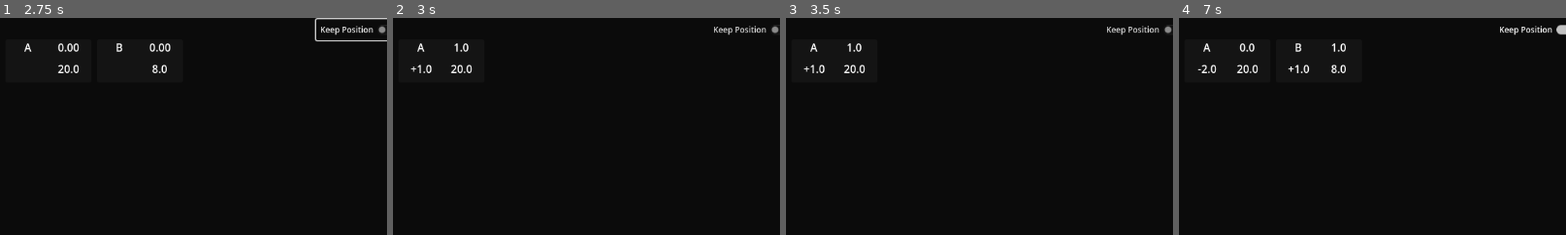
Above: before the commit, frames 1-4 (left to right).
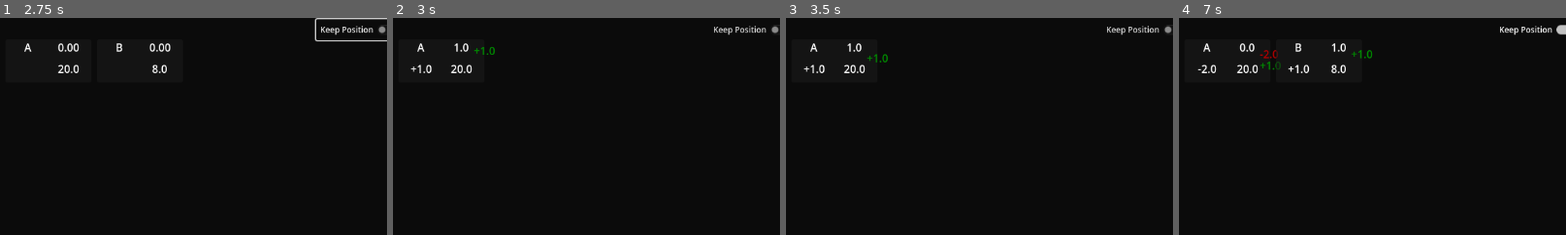
Above: after the commit, the same moments.

Repository: Carth501/The-Big-Grid
Game: Godot game, scene res://scenes/Game.tscn
Two runs of this game, one before a commit and one after it. Both use one fixed random seed, a clock stepped at 60 frames per second and the inputs below.
Inputs:
- Up to frame 1 (2.75 s): click "[center]A[/center]" at 0.5 s; click "[center]B[/center]" at 1.25 s; click "Keep Position" at 2 s
- Up to frame 2 (3 s): click "Increment A" at 2.75 s
- Up to frame 3 (3.5 s): no input
- Up to frame 4 (7 s): click "[center]A[/center]" at 3.5 s; click "[center]B[/center]" at 4.25 s; click "Keep Position" at 5 s; click "Increment A" at 5.75 s; click "Trade A for B" at 6.5 s
The pictures show only the part of the screen within x 0-50%, y 0-50%; the shares and areas given below are measured in that part.

Frame 1 is identical in both runs. In frame 2, less than 0.1% of the frame differs, in the area x 21-27%, y 13-17%; in frame 3, less than 0.1%; in frame 4, 0.3%, in the area x 20-50%, y 14-25%.

Commit message:
implement floating numbers representing deltas

Diff:
--- a/scenes/display/SupplyDisplay.tscn
+++ b/scenes/display/SupplyDisplay.tscn
@@ -1,8 +1,9 @@
-[gd_scene load_steps=2 format=3 uid="uid://did1s0tb5cpq1"]
+[gd_scene load_steps=3 format=3 uid="uid://did1s0tb5cpq1"]
 
 [ext_resource type="Script" path="res://scripts/display/SupplyDisplay.gd" id="1_4pac3"]
+[ext_resource type="Script" path="res://scripts/display/SupplyChangeFeedback.gd" id="2_1xhgp"]
 
-[node name="SupplyDisplay" type="Control" node_paths=PackedStringArray("name_label", "value_label", "max_label", "delta_label", "supply_button")]
+[node name="SupplyDisplay" type="Control" node_paths=PackedStringArray("name_label", "value_label", "max_label", "delta_label", "supply_button", "supply_change_feedback")]
 custom_minimum_size = Vector2(128, 64)
 layout_mode = 3
 anchors_preset = 0
@@ -12,6 +13,7 @@
 max_label = NodePath("Button/Max")
 delta_label = NodePath("Button/Delta")
 supply_button = NodePath("Button")
+supply_change_feedback = NodePath("Button/SupplyChangeFeedback")
 
 [node name="Button" type="Button" parent="."]
 layout_mode = 1
@@ -68,3 +70,10 @@
 mouse_filter = 2
 bbcode_enabled = true
 fit_content = true
+
+[node name="SupplyChangeFeedback" type="Control" parent="Button"]
+anchors_preset = 0
+offset_left = 112.0
+offset_right = 152.0
+offset_bottom = 40.0
+script = ExtResource("2_1xhgp")
--- /dev/null
+++ b/scenes/display/feedback/NegativeFeedback.tscn
@@ -0,0 +1,9 @@
+[gd_scene load_steps=2 format=3 uid="uid://c68ungy74uvmf"]
+
+[ext_resource type="Script" path="res://scripts/display/feedback/FeedbackFloater.gd" id="1_ewi2u"]
+
+[node name="Negative" type="Label"]
+offset_right = 40.0
+offset_bottom = 23.0
+theme_override_colors/font_color = Color(0.709804, 0, 0, 1)
+script = ExtResource("1_ewi2u")
--- /dev/null
+++ b/scenes/display/feedback/PositiveFeedback.tscn
@@ -0,0 +1,9 @@
+[gd_scene load_steps=2 format=3 uid="uid://dhdkwde8gcsmj"]
+
+[ext_resource type="Script" path="res://scripts/display/feedback/FeedbackFloater.gd" id="1_kbm20"]
+
+[node name="Positive" type="Label"]
+offset_right = 40.0
+offset_bottom = 23.0
+theme_override_colors/font_color = Color(0, 0.560784, 0, 1)
+script = ExtResource("1_kbm20")
--- /dev/null
+++ b/scripts/display/SupplyChangeFeedback.gd
@@ -0,0 +1,18 @@
+class_name Supply_Change_Feedback extends Control
+
+var positive_floaters : Array
+var negative_floaters : Array
+@onready var positive_pack = preload("res://scenes/display/feedback/PositiveFeedback.tscn")
+@onready var negative_pack = preload("res://scenes/display/feedback/NegativeFeedback.tscn")
+
+func new_delta(value : float):
+	if(value > 0):
+		var new_positive = positive_pack.instantiate()
+		new_positive.text = str("%+.1f" % value)
+		add_child(new_positive)
+		positive_floaters.append(new_positive)
+	elif(value < 0):
+		var new_negative = negative_pack.instantiate()
+		new_negative.text = str("%.1f" % value)
+		add_child(new_negative)
+		negative_floaters.append(new_negative)
--- a/scripts/display/SupplyDisplay.gd
+++ b/scripts/display/SupplyDisplay.gd
@@ -5,6 +5,7 @@
 @export var max_label : RichTextLabel
 @export var delta_label : RichTextLabel
 @export var supply_button : Button
+@export var supply_change_feedback : Supply_Change_Feedback
 var supply : Supply
 var active := false
 var showing := true
@@ -18,6 +19,7 @@
 	# don't use the function for updating value, because it should start hidden.
 	value_label.text = center(str("%.2f" % supply.value))
 	supply.update_value.connect(set_value_display)
+	supply.new_delta.connect(add_new_delta)
 	set_max_display(supply.v_max)
 	supply.update_max.connect(set_max_display)
 	supply_button.visible = false
@@ -29,8 +31,11 @@
 func set_name_display(id : String):
 	name_label.text = center(SupplyTranslatorSingle.data[id])
 
-func set_value_display(value):
+func set_value_display(value : float):
 	value_label.text = center(str("%.1f" % value))
+
+func add_new_delta(value : float):
+	supply_change_feedback.new_delta(value)
 
 func set_max_display(value):
 	max_label.text = center(str("%.1f" % value))
--- /dev/null
+++ b/scripts/display/feedback/FeedbackFloater.gd
@@ -0,0 +1,17 @@
+extends Label
+
+var duration := 2.0
+var speed = 22
+
+func _physics_process(delta):
+	position.y += speed * delta
+
+func _ready():
+	var timer = Timer.new()
+	timer.wait_time = duration
+	timer.timeout.connect(end)
+	add_child(timer)
+	timer.start()
+
+func end():
+	queue_free()
--- a/scripts/logic/Supply.gd
+++ b/scripts/logic/Supply.gd
@@ -1,6 +1,7 @@
 class_name Supply extends Node
 
 signal update_value(value : float)
+signal new_delta(value : float)
 signal update_max(v_max : float)
 signal update_active
 
@@ -35,6 +36,7 @@
 func apply_change(deltas: Array):
 	for delta in deltas:
 		value += delta
+		new_delta.emit(delta)
 	update_value.emit(value)
 
 func activate():
